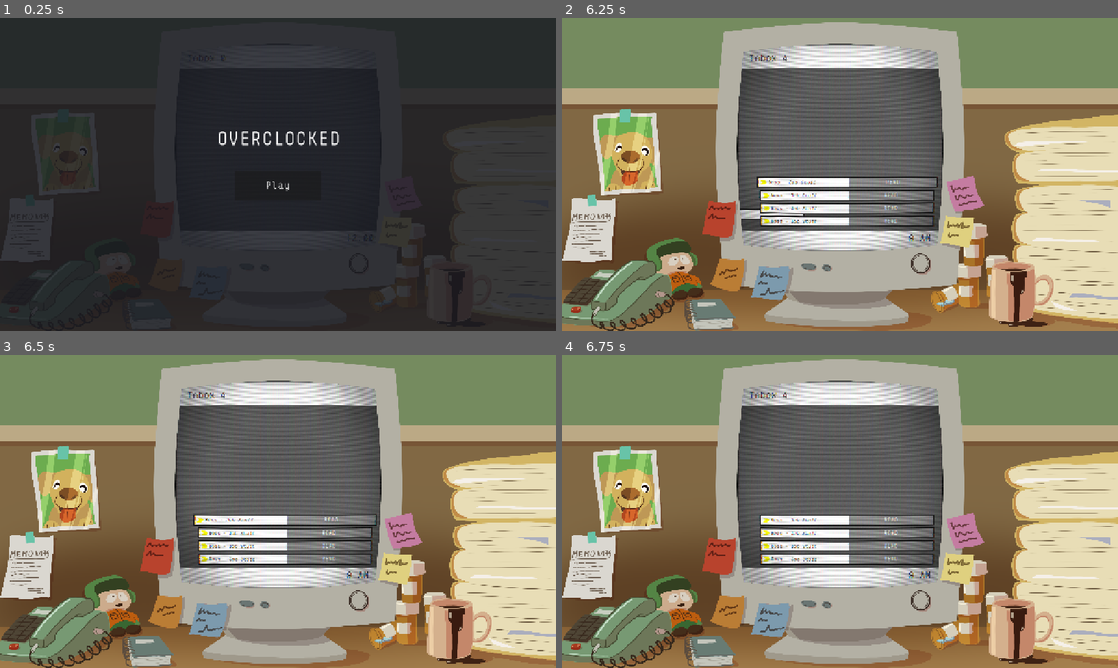
Above: before the commit, frames 1-4 (two rows, left to right).
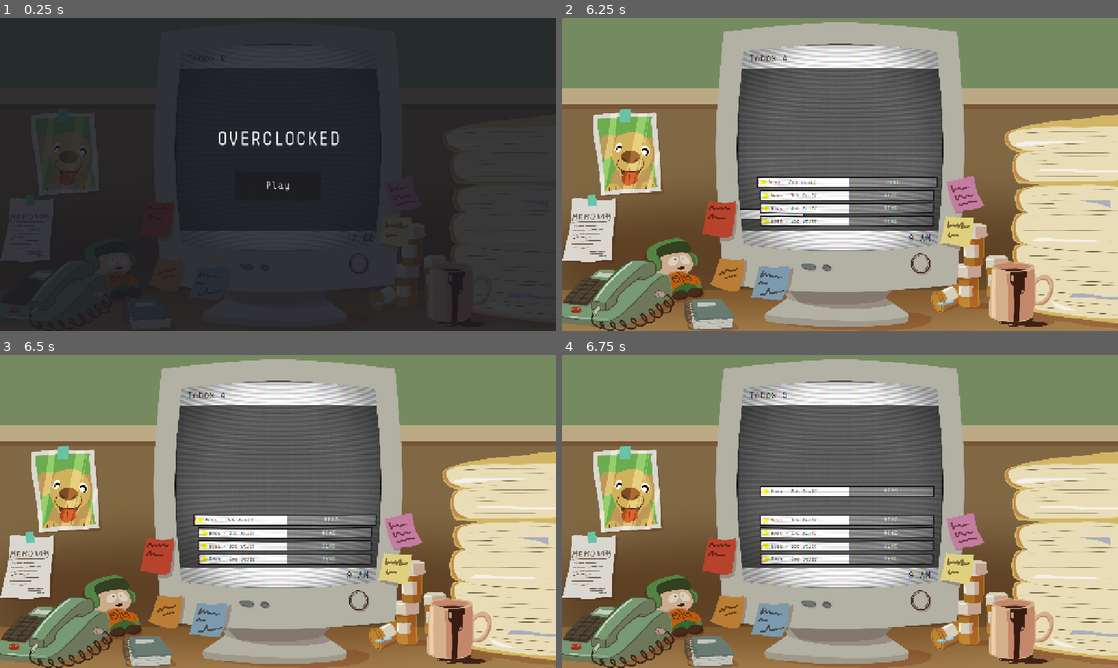
Above: after the commit, the same moments.

Repository: BradBenJoya/GMTK2026
Game: Godot game, scene res://Scenes/main.tscn
Two runs of this game, one before a commit and one after it. Both use one fixed random seed, a clock stepped at 60 frames per second and the inputs below.
Inputs (mouse positions are in pixels of both pictures, inside the frame that each line leads up to):
- Up to frame 1 (0.25 s): no input
- Up to frame 2 (6.25 s): click "Play" at 0.5 s; click "READ" at 1.25 s; click "UPLOAD" at 2 s; click "FINISH" at 2.75 s; click "READ" at 3.5 s; click "YES" at 4.25 s; click "READ" at 5 s; click "FINISH" at 5.75 s
- Up to frame 3 (6.5 s): no input
- Up to frame 4 (6.75 s): move the mouse to (962, 495) at 6.52 s

Frames 1-3 are identical in both runs. In frame 4, 1.1% of the frame differs, in the area x 35-68%, y 11-46%.
Error before the commit: Invalid type in function 'get' in base 'Node (email_generator.gd)'. Cannot convert argument 1 from Nil to StringName. (res://Scripts/Email/email_generator.gd:1…
Error after the commit: Invalid call. Nonexistent function 'choose_email' in base 'Node (emails_list.gd)'. (res://Scripts/Email/email.gd:58)

Commit message:
reset everything to do it properly

Diff:
--- a/Scenes/email.tscn
+++ b/Scenes/email.tscn
@@ -1,10 +1,9 @@
 [gd_scene format=3 uid="uid://coeyr1oy5wo30"]
 
 [ext_resource type="Script" uid="uid://br585yyoeay5x" path="res://Scripts/Email/email.gd" id="1_hkori"]
-[ext_resource type="Script" uid="uid://b8kf2iu72ye83" path="res://Scripts/Email/flavor_text_controller.gd" id="2_hkori"]
+[ext_resource type="Script" uid="uid://ddd2in4ytdx52" path="res://Scripts/Email/emails_list.gd" id="2_6xuhd"]
 [ext_resource type="Texture2D" uid="uid://co17lrl57lbes" path="res://Sprites/temp_9patch_rect.png" id="2_umtb6"]
 [ext_resource type="FontFile" uid="uid://doe2y2s8d1bw7" path="res://Fonts/Monofrik Demo.ttf" id="3_6xuhd"]
-[ext_resource type="Script" uid="uid://dgqwpsc3dorgp" path="res://Scripts/Email/email_generator.gd" id="4_ec30c"]
 
 [sub_resource type="LabelSettings" id="LabelSettings_hkori"]
 font = ExtResource("3_6xuhd")
@@ -15,7 +14,7 @@
 default_font = ExtResource("3_6xuhd")
 default_font_size = 26
 
-[node name="Email" type="Control" unique_id=1747348247 node_paths=PackedStringArray("flavor_text", "expanded_email_text", "upload_button", "upload_bar", "base_read_button", "email_generator", "flavor_text_controller", "decision_stuff", "email_stuff", "upload_stuff", "all")]
+[node name="Email" type="Control" unique_id=1747348247 node_paths=PackedStringArray("flavor_text", "expanded_email_text", "upload_button", "upload_bar", "base_read_button", "email_list", "decision_stuff", "email_stuff", "upload_stuff", "all")]
 layout_mode = 3
 anchors_preset = 0
 scale = Vector2(1.5, 1.5)
@@ -25,13 +24,15 @@
 upload_button = NodePath("Buttons/Upload/Upload")
 upload_bar = NodePath("Buttons/Upload/UploadProgress")
 base_read_button = NodePath("Read")
-email_generator = NodePath("EmailGenerator")
-flavor_text_controller = NodePath("FlavorTextController")
+email_list = NodePath("EmailsList")
 type = "Normal"
 decision_stuff = NodePath("Buttons/Decisions")
 email_stuff = NodePath("Buttons/EmailStuff")
 upload_stuff = NodePath("Buttons/Upload")
 all = NodePath("Buttons")
+
+[node name="EmailsList" type="Node" parent="." unique_id=1816088348]
+script = ExtResource("2_6xuhd")
 
 [node name="EmailBubble" type="NinePatchRect" parent="." unique_id=1209836565]
 layout_mode = 0
@@ -78,22 +79,6 @@
 autowrap_mode = 3
 clip_text = true
 text_overrun_behavior = 5
-
-[node name="EmailGenerator" type="Node" parent="." unique_id=1816088348]
-script = ExtResource("4_ec30c")
-
-[node name="FlavorTextController" type="Node" parent="." unique_id=1545654535]
-script = ExtResource("2_hkori")
-read_text = Array[String](["Boss - Get back to work or else I'm not paying you!", "Bob - Party at my house tonight! We're gonna have pizza, soda, and Jenny is gonna be there. ;)", "Wife - I'm going to the store to get groceries. Do you need anything?", "User1426 - I filled out the form, but your company keeps charging me! If this keeps up I'm going to sue!", "Boss - Jill has called in sick and won't be here for the next couple of weeks.", "kid_jensen_11 - hi whats 4*3 my math teacher wont tell me"])
-expanded_read_text = Array[String](["keep reading and reading and reading"])
-decision_good_text = Array[String](["Boss - Want a raise? Your acceptional work has been recognised by the other staff.", "Discord - You got gifted 1 Month of Nitro! Do you accept?", "Colin - I handled the report. Should I send it to you so you can submit it?"])
-decision_bad_text = Array[String](["Susie - Should we fire Bob? He's been slacking off lately and we can't tell if he's actually in this company", "Wife - Take a day off! You could help around the house instead of being at work!", "H@CKER12345 - Hehehe! Give me money or you'll lose everything!"])
-expanded_decision_good_text = Array[String](["choices choices good"])
-expanded_decision_bad_text = Array[String](["choices choices bad"])
-spam_text = Array[String](["LOTTERY - You wun $10,,000!1!!!!11!!!", "Amasun - Plz confirm your acount we need to confrm it", "Itchy - Ur account got hackd. Please call 123-456-7890 to reset ur pasword."])
-expanded_spam_text = Array[String](["free bobux"])
-upload_text = Array[String](["Jack - Could you send me the tax forms file? I think I deleted my copy.", "Boss - I need that report NOW! What's taking so long!"])
-expanded_upload_text = Array[String](["man if only i didnt need to use my local mcdonalds wifi"])
 
 [node name="Buttons" type="Control" parent="." unique_id=1863970812]
 anchors_preset = 0
--- a/Scripts/Email/email.gd
+++ b/Scripts/Email/email.gd
@@ -12,10 +12,7 @@
 @export var upload_button : Button
 @export var upload_bar : ProgressBar
 @export var base_read_button : Button
-@export var email_generator : Node
-
-@export_group("Scripts") # sorry, shoulda probably split this up (?)
-@export var flavor_text_controller : FlavorTextController
+@export var email_list : Node
 
 @export_group("Data")
 @export_enum("Normal", "Accept", "Decline", "Spam", "Upload", "Attachment") var type : String
@@ -39,7 +36,7 @@
 	all.visible = false
 	expanded_email_text.visible = false
 
-	var random : float = randf_range(1, 69)
+	var random : float = randf_range(1, 100)
 	if random < 70:
 		type = "Normal"
 
@@ -58,7 +55,7 @@
 		elif special_random == 4:
 			type = "Upload"
 
-	var text = email_generator.create_email(type) # creates the email, and sets text to an array. first value is the person and topic, second is the expanded text
+	var text = email_list.choose_email(type) # creates the email, and sets text to an array. first value is the person and topic, second is the expanded text
 	flavor_text.text = text[0]
 	expanded_email_text.text = text[1]
 
--- a/Scripts/Email/email_generator.gd
+++ /dev/null
@@ -1,166 +0,0 @@
-# start ByDesign
-@tool
-extends Node
-
-# making the in editor stuff work
-@export_tool_button("Refresh Variables") var refresh_variables = func update_vars(): notify_property_list_changed()
-
-@export_group("People")
-@export var read_people : Array[String] = []
-@export var accept_people : Array[String] = []
-@export var decline_people : Array[String] = []
-@export var spam_people : Array[String] = []
-@export var upload_people : Array[String] = []
-
-@export_group("Topics")
-@export var read_topics : Array[String] = []
-@export var accept_topics : Array[String] = []
-@export var decline_topics : Array[String] = []
-@export var spam_topics : Array[String] = []
-@export var upload_topics : Array[String] = []
-
-@export_group("Extended")
-var topics_expanded : Dictionary = {}
-# dynamic variables created in _get_property_list()
-
-# changing this function may result in Godot crashing, and my script breaking, as this runs even while in the editor. you have been warned
-func _get_property_list():
-	var properties: Array[Dictionary] = []
-
-	properties.append({
-		"name": "Read Extended",
-		"type": TYPE_NIL,
-		"usage": PROPERTY_USAGE_SUBGROUP
-	})
-
-	for variable in read_topics:
-		if variable != "":
-			properties.append({
-				"name": "read: " + variable,
-				"type": TYPE_PACKED_STRING_ARRAY,
-				"usage": PROPERTY_USAGE_DEFAULT,
-				"hint": PROPERTY_HINT_NONE,
-				"hint_string": ""
-			})
-
-	properties.append({
-		"name": "Accept Extended",
-		"type": TYPE_NIL,
-		"usage": PROPERTY_USAGE_SUBGROUP
-	})
-
-	for variable in accept_topics:
-		if variable != "":
-			properties.append({
-				"name": "accept: " + variable,
-				"type": TYPE_PACKED_STRING_ARRAY,
-				"usage": PROPERTY_USAGE_DEFAULT,
-				"hint": PROPERTY_HINT_NONE,
-				"hint_string": ""
-			})
-
-	properties.append({
-		"name": "Decline Extended",
-		"type": TYPE_NIL,
-		"usage": PROPERTY_USAGE_SUBGROUP
-	})
-
-	for variable in decline_topics:
-		if variable != "":
-			properties.append({
-				"name": "decline: " + variable,
-				"type": TYPE_PACKED_STRING_ARRAY,
-				"usage": PROPERTY_USAGE_DEFAULT,
-				"hint": PROPERTY_HINT_NONE,
-				"hint_string": ""
-			})
-
-	properties.append({
-		"name": "Spam Extended",
-		"type": TYPE_NIL,
-		"usage": PROPERTY_USAGE_SUBGROUP
-	})
-
-	for variable in spam_topics:
-		if variable != "":
-			properties.append({
-				"name": "spam: " + variable,
-				"type": TYPE_PACKED_STRING_ARRAY,
-				"usage": PROPERTY_USAGE_DEFAULT,
-				"hint": PROPERTY_HINT_NONE,
-				"hint_string": ""
-			})
-
-	properties.append({
-		"name": "Upload Extended",
-		"type": TYPE_NIL,
-		"usage": PROPERTY_USAGE_SUBGROUP
-	})
-
-	for variable in upload_topics:
-		if variable != "":
-			properties.append({
-				"name": "upload: " + variable,
-				"type": TYPE_PACKED_STRING_ARRAY,
-				"usage": PROPERTY_USAGE_DEFAULT,
-				"hint": PROPERTY_HINT_NONE,
-				"hint_string": ""
-			})
-
-	return properties
-
-# changing this function may result in Godot crashing, and my script breaking, as this runs even while in the editor. you have been warned
-func _get(property):
-	property = property.replace("read: ", "").replace("accept: ", "").replace("decline: ", "").replace("spam: ", "").replace("upload: ", "")
-	if property in read_topics:
-		if topics_expanded.has(property):
-			return topics_expanded[property]
-		else:
-			topics_expanded[property] = ""
-			return property
-	return null
-
-# changing this function may result in Godot crashing, and my script breaking, as this runs even while in the editor. you have been warned
-func _set(property, value):
-	property = property.replace("read: ", "").replace("accept: ", "").replace("decline: ", "").replace("spam: ", "").replace("upload: ", "")
-	if property in read_topics:
-		topics_expanded[property] = value
-		return true
-	return false
-
-
-# creating the email
-func create_email(type):
-	var sender = choose_sender(type)
-	var topic = choose_topic(type)
-	var text = choose_expanded_text(topic)
-
-	return [sender + " - " + topic, text]
-
-func choose_sender(type):
-	if type == "Normal":
-		return read_people.pick_random()
-	if type == "Accept":
-		return accept_people.pick_random()
-	if type == "Decline":
-		return decline_people.pick_random()
-	if type == "Spam":
-		return spam_people.pick_random()
-	if type == "Upload":
-		return upload_people.pick_random()
-
-func choose_topic(type):
-	if type == "Normal":
-		return read_topics.pick_random()
-	if type == "Accept":
-		return accept_topics.pick_random()
-	if type == "Decline":
-		return decline_topics.pick_random()
-	if type == "Spam":
-		return spam_topics.pick_random()
-	if type == "Upload":
-		return upload_topics.pick_random()
-
-func choose_expanded_text(topic):
-	return get(topic)[randi_range(0, get(topic).size() - 1)] # .pick_random doesnt work for packed string arrays
-# end ByDesign
--- /dev/null
+++ b/Scripts/Email/emails_list.gd
@@ -0,0 +1,2 @@
+@tool
+extends Node
Not shown, removed: Scripts/Email/email_generator.gd.uid
Not shown, added: Scripts/Email/emails_list.gd.uid
